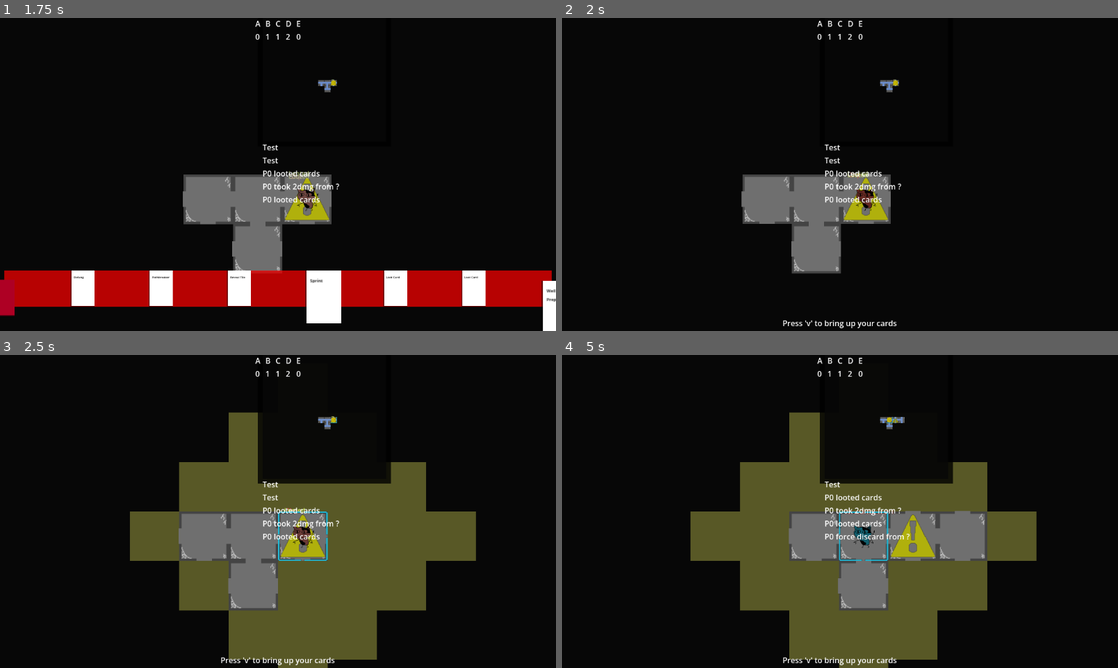
Above: before the commit, frames 1-4 (two rows, left to right).
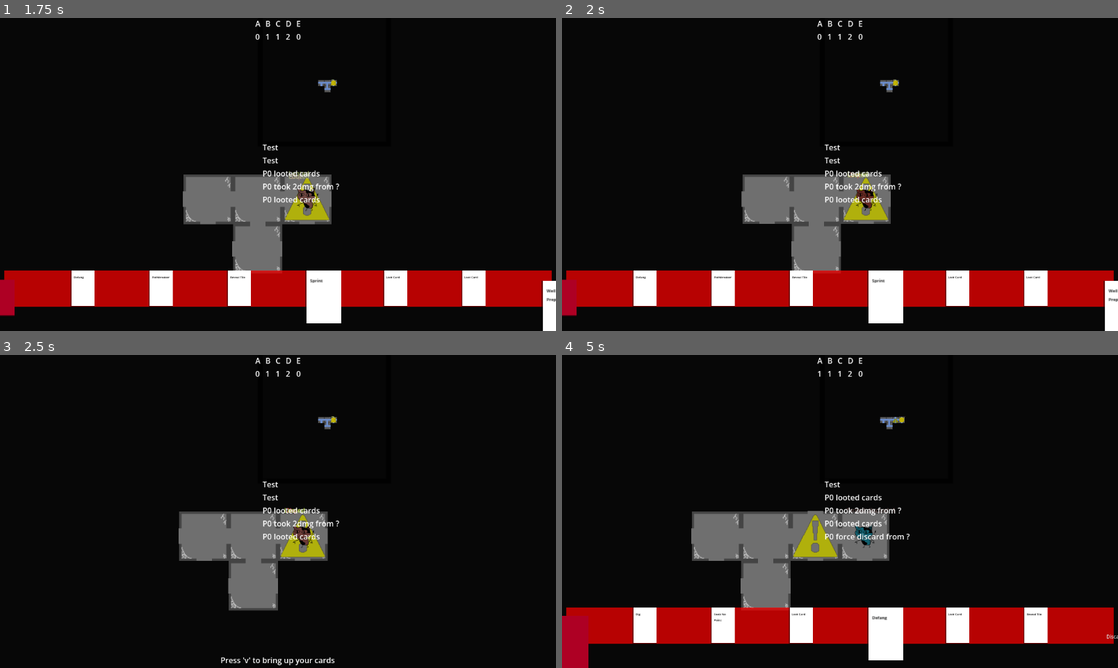
Above: after the commit, the same moments.

Repository: emrysshevek/gameganggame
Game: Godot game, scene res://scenes/GameScene.tscn
Same seed, same stepped clock (60 frames per second), same inputs: the game is played once before the commit and once after it.
Inputs (mouse positions are in pixels of both pictures, inside the frame that each line leads up to):
- Up to frame 1 (1.75 s): tap V (debug_v) at 0.5, 1.25 s; move the mouse to (400, 158) at 0.52 s; hold D (move_right) 0.53-1.25 s; tap F (select) at 0.6 s; click (400, 158) at 0.67 s; drag from (166, 190) to (250, 237) at 1.27 s
- Up to frame 2 (2 s): no input
- Up to frame 3 (2.5 s): tap V (debug_v) at 2 s; move the mouse to (333, 442) at 2.02 s; hold D (move_right) from 2.03 s (still down); tap F (select) at 2.1 s; click (333, 442) at 2.17 s
- Up to frame 4 (5 s): release D (move_right) at 2.75 s; tap V (debug_v) at 2.75, 3.5, 4.25 s; drag from (812, 574) to (673, 464) at 2.77 s; move the mouse to (1006, 558) at 3.52 s; hold A (move_left) 3.53-4.25 s; tap Enter (toggle_end_turn) at 3.6 s; click (1006, 558) at 3.67 s; tap F (select) at 3.8 s; drag from (673, 464) to (756, 433) at 4.27 s

Frame 1 is identical in both runs. In frame 2, 12% of the frame differs, in the area x 0-100%, y 80-100%; in frame 3, 22%; in frame 4, 34%, in the area x 0-100%, y 5-100%.

Commit message:
small fixes

Diff:
--- a/cards/card_manager.gd
+++ b/cards/card_manager.gd
@@ -15,9 +15,9 @@
 		if hand_pile.count == 0:
 			new_value = -1
 		else:
-			new_value = new_value % hand_pile.count
+			new_value = posmod(new_value, hand_pile.count)
 		_selected_card_index = new_value
-		if new_value != -1:
+		if _selected_card_index != -1:
 			_card_selection_visuals(_selected_card_index)
 
 var card_being_played:Card
@@ -114,6 +114,7 @@
 	if hand_pile.count > 0:
 		if input_man.is_action_just_released("move_left"):
 			_selected_card_index -= 1
+			pass
 		elif input_man.is_action_just_released("move_right"):
 			_selected_card_index += 1
 		elif input_man.is_action_just_released(Model.Action.SELECT):
@@ -164,9 +165,6 @@
 		_selected_card_index = int(hand_pile.count / 2)
 
 func _on_card_played(_card:Card):
-	if not _card in deck.cards:
-		return
-
 	card_being_played = null
 	discard(hand_pile.ordered_cards[_selected_card_index])
 	_selected_card_index -= 1
--- a/cards/cards/defang/defang_card.gd
+++ b/cards/cards/defang/defang_card.gd
@@ -7,5 +7,5 @@
 	var hazard := targets[0] as Hazard
 	var grid_man := Utils.try_get_grid_man()
 	var tile := grid_man.get_tile(hazard.grid_coordinates)
-	tile.hazard.queue_free()
+	tile.remove_hazard()
 	super._trigger_play_ability()
--- a/cards/cards/sprint/sprint_card.gd
+++ b/cards/cards/sprint/sprint_card.gd
@@ -3,5 +3,5 @@
 ## Sprint: Gain 3 movement
 
 func _trigger_play_ability() -> void:
+	owning_character.movement += 3
 	super._trigger_play_ability()
-	owning_character.movement += 3
--- a/components/status/statuses/well_prepared_status.gd
+++ b/components/status/statuses/well_prepared_status.gd
@@ -29,5 +29,5 @@
 		remove_status.emit(self)
 
 
-func _on_turn_started(character: Character) -> void:
+func _on_turn_started(_character: Character) -> void:
 	trigger_effect()
--- a/project.godot
+++ b/project.godot
@@ -69,7 +69,6 @@
 select={
 "deadzone": 0.2,
 "events": [Object(InputEventJoypadButton,"resource_local_to_scene":false,"resource_name":"","device":-1,"button_index":0,"pressure":0.0,"pressed":true,"script":null)
-, Object(InputEventMouseButton,"resource_local_to_scene":false,"resource_name":"","device":-1,"window_id":0,"alt_pressed":false,"shift_pressed":false,"ctrl_pressed":false,"meta_pressed":false,"button_mask":0,"position":Vector2(0, 0),"global_position":Vector2(0, 0),"factor":1.0,"button_index":1,"canceled":false,"pressed":false,"double_click":false,"script":null)
 , Object(InputEventKey,"resource_local_to_scene":false,"resource_name":"","device":-1,"window_id":0,"alt_pressed":false …(183 unchanged characters)…
 ]
 }
@@ -77,7 +76,6 @@
 "deadzone": 0.2,
 "events": [Object(InputEventJoypadButton,"resource_local_to_scene":false,"resource_name":"","device":-1,"button_index":1,"pressure":0.0,"pressed":true,"script":null)
 , Object(InputEventKey,"resource_local_to_scene":false,"resource_name":"","device":-1,"window_id":0,"alt_pressed":false …(186 unchanged characters)…
-, Object(InputEventMouseButton,"resource_local_to_scene":false,"resource_name":"","device":-1,"window_id":0,"alt_pressed":false,"shift_pressed":false,"ctrl_pressed":false,"meta_pressed":false,"button_mask":0,"position":Vector2(0, 0),"global_position":Vector2(0, 0),"factor":1.0,"button_index":1,"canceled":false,"pressed":false,"double_click":false,"script":null)
 , Object(InputEventKey,"resource_local_to_scene":false,"resource_name":"","device":-1,"window_id":0,"alt_pressed":false …(183 unchanged characters)…
 ]
 }
